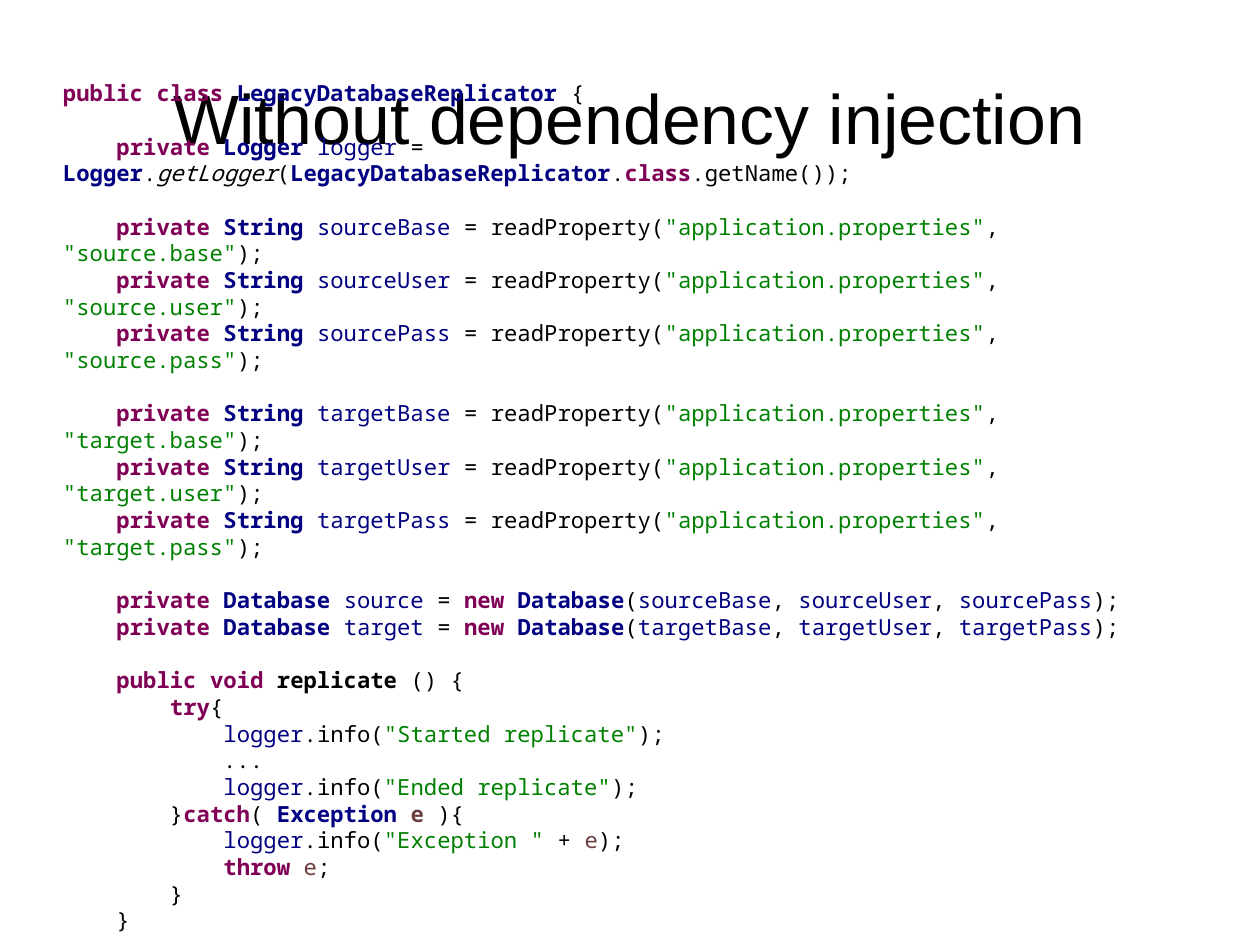
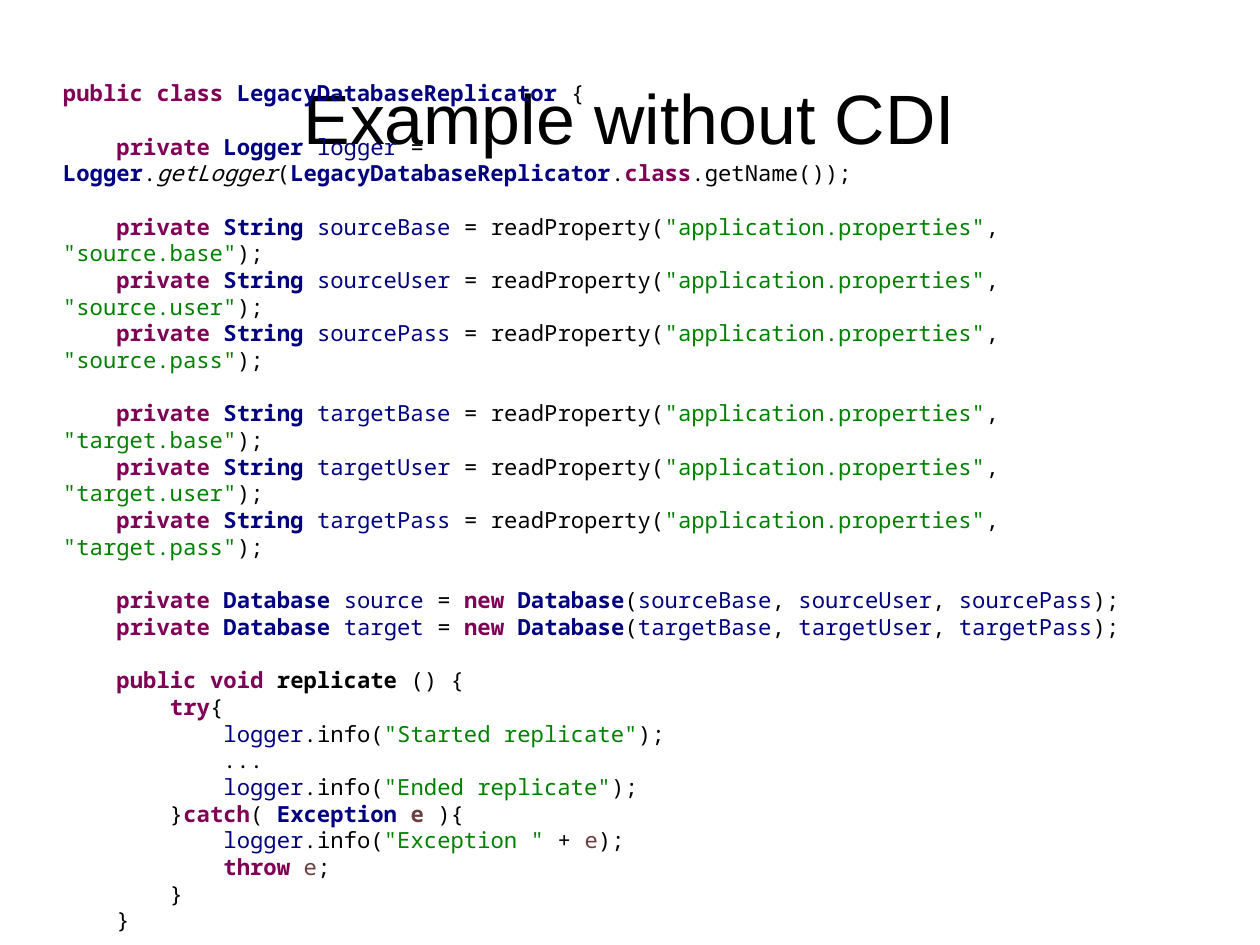
Before and after one commit to FrigoCoder/CDI, a slide deck: slide 2 of CDI.odp (slide 16 before the commit). Drawn at 1260x945 pixels with LibreOffice and Linux fonts; fonts in the diff are those of the drawing. Boxes give left, top, right and bottom in pixels: in the first picture for what was removed or moved away, otherwise in the second. Text is boxed around its words. In the diff, an @@ line names an element or a change of style, - is before the commit and + after.

```diff
--- a/CDI.odp
+++ b/CDI.odp
@@ title at (304,88,955,157): text changed @@
-Without dependency injection
+Example without CDI
```
Also in this commit, not shown: 4 other slides changed, 2 slides added.
